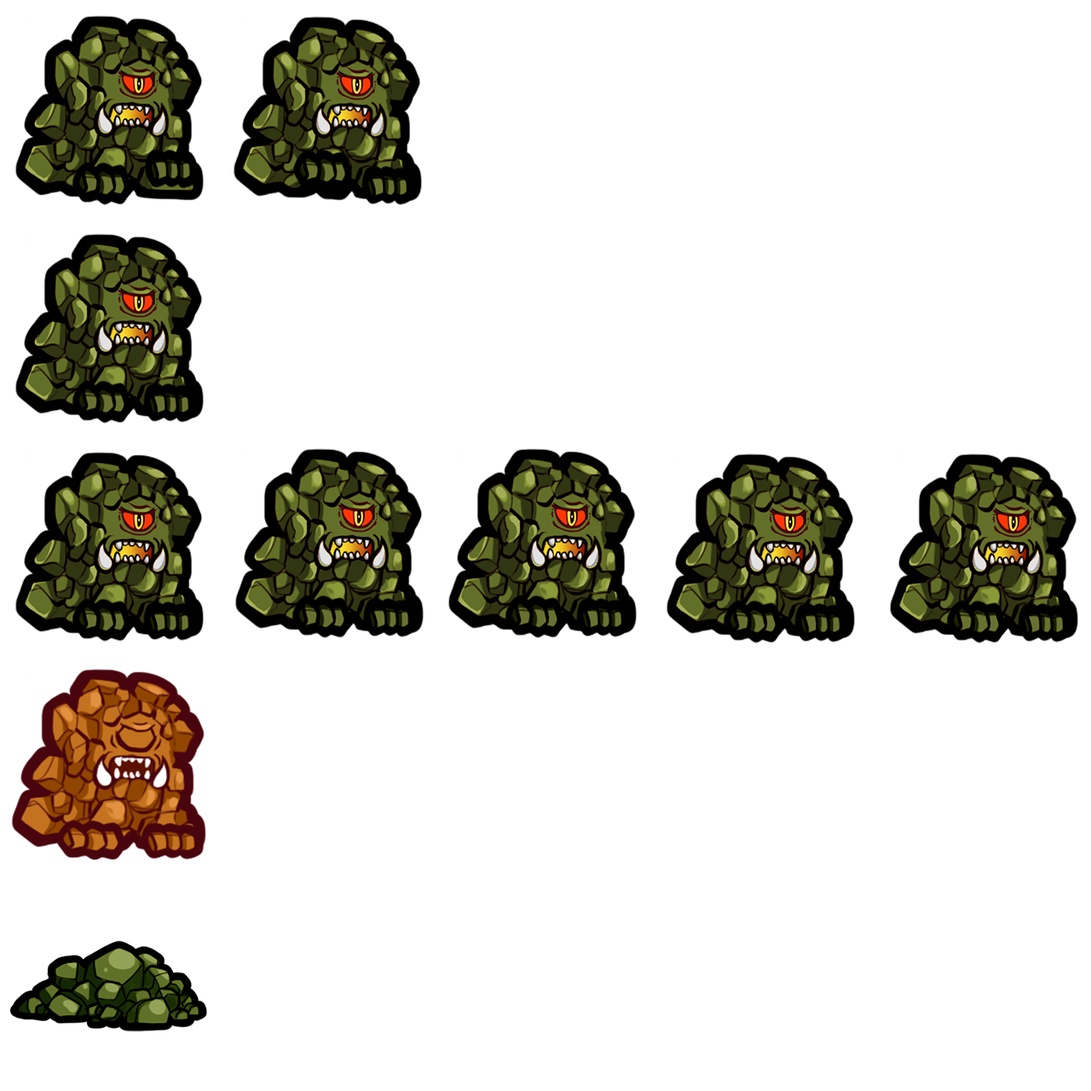
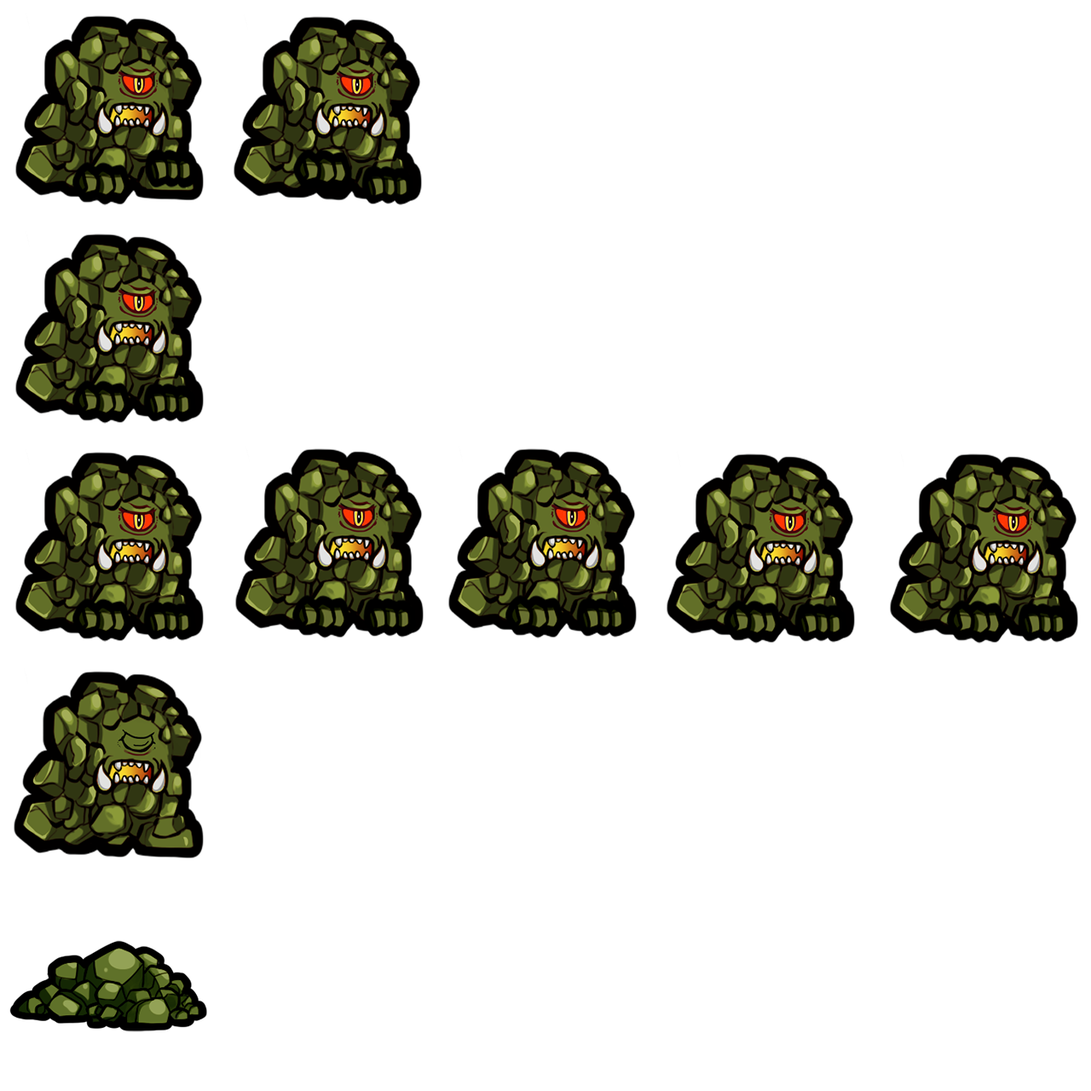
Layers edited between the first and the second 1091 x 1091 image:
renamed "rock_enemy_5" to "final_rock_eye_closed", moved it above "final rock 3", painted on it over [11, 668, 207, 861]
